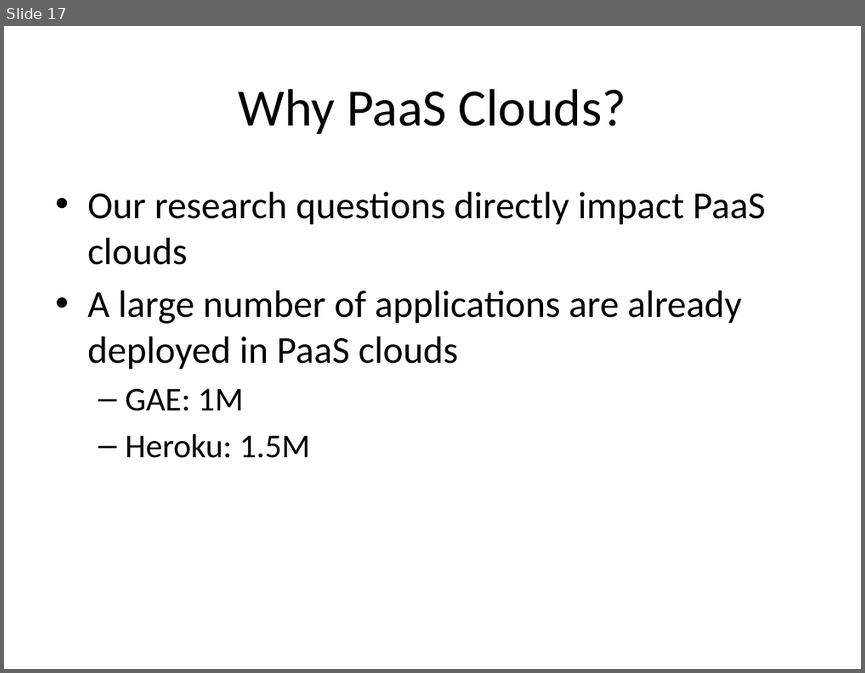
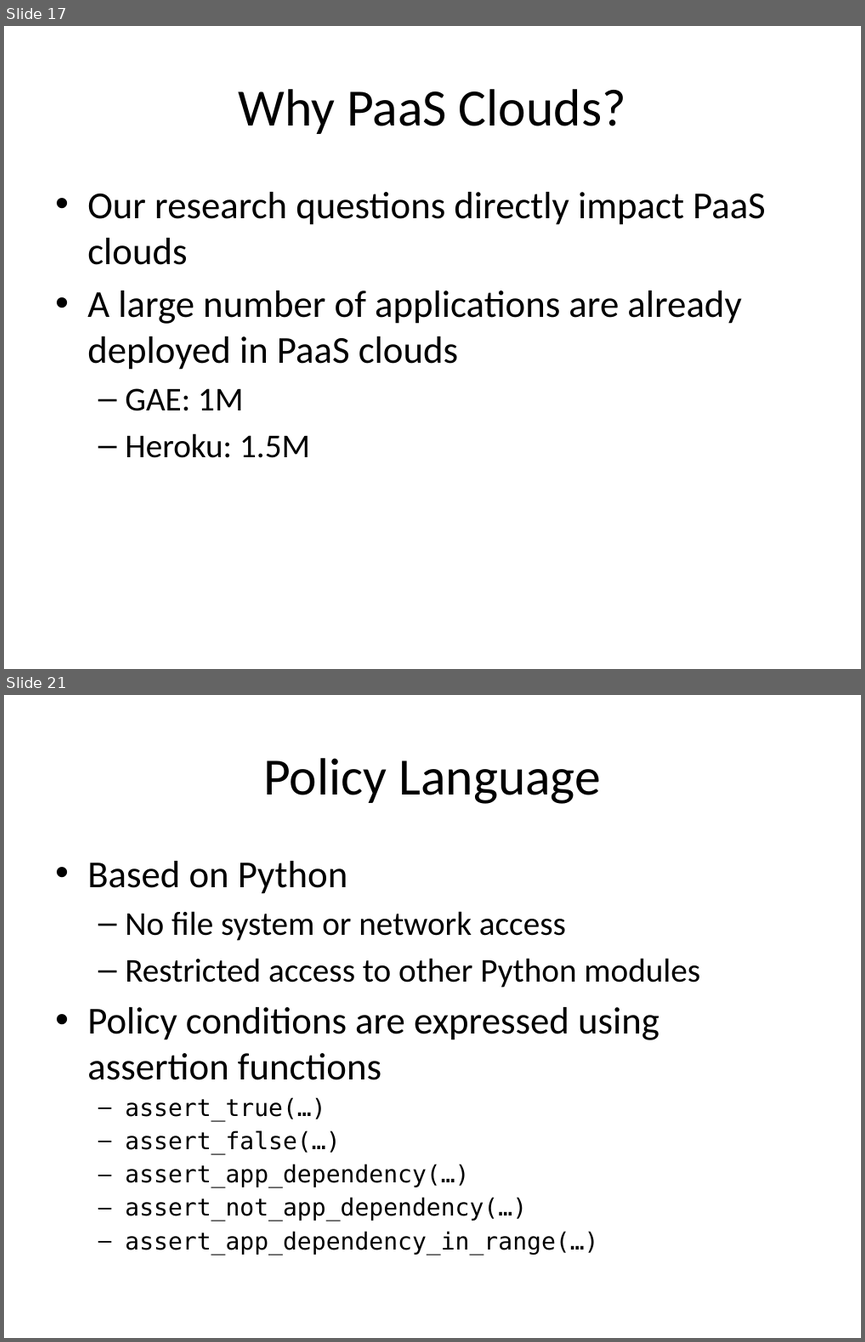
Before and after one commit to Dithn/eager-appscale, a slide deck: Eager/elk-experiment/appserver/system_design.pptx. Shown one above the other, each under a label of ours: slide 17 before the commit, slides 17 and 21 after it; the slides between them are not shown. The pictures are 865x673 and 865x1342 pixels, drawn with LibreOffice and Linux fonts; fonts in the diff are those of the drawing. Boxes give left, top, right and bottom in pixels: in the first picture for what was removed or moved away, otherwise in the second. Text is boxed around its words. In the diff, an @@ line names an element or a change of style, - is before the commit and + after.

```diff
--- a/Eager/elk-experiment/appserver/system_design.pptx
+++ b/Eager/elk-experiment/appserver/system_design.pptx
@@ slide 21 added at (4, 695, 861, 1338), background #FFFFFF @@
@@ title added at (263, 758, 601, 804), 44 pt, text #000000 @@
+Policy Language
@@ text added at (87, 861, 700, 1254), 20 pt, text #000000 @@
+• Based on Python
+  – No file system or network access
+  – Restricted access to other Python modules
+• Policy conditions are expressed using assertion functions
+  – assert_true(…)
+  – assert_false(…)
+  – assert_app_dependency(…)
+  – assert_not_app_dependency(…)
+  – assert_app_dependency_in_range(…)
```
Also in this commit, not shown: 9 other slides added.
